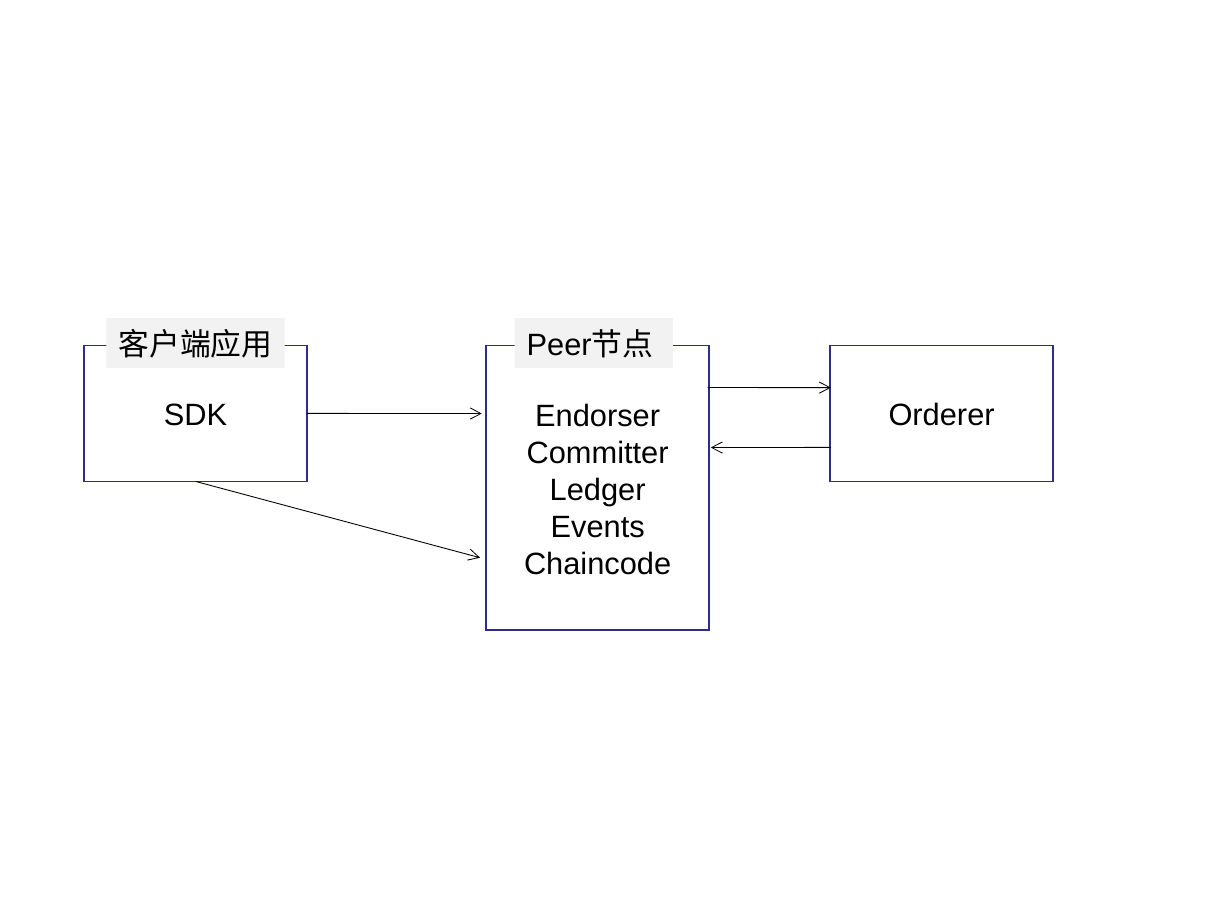
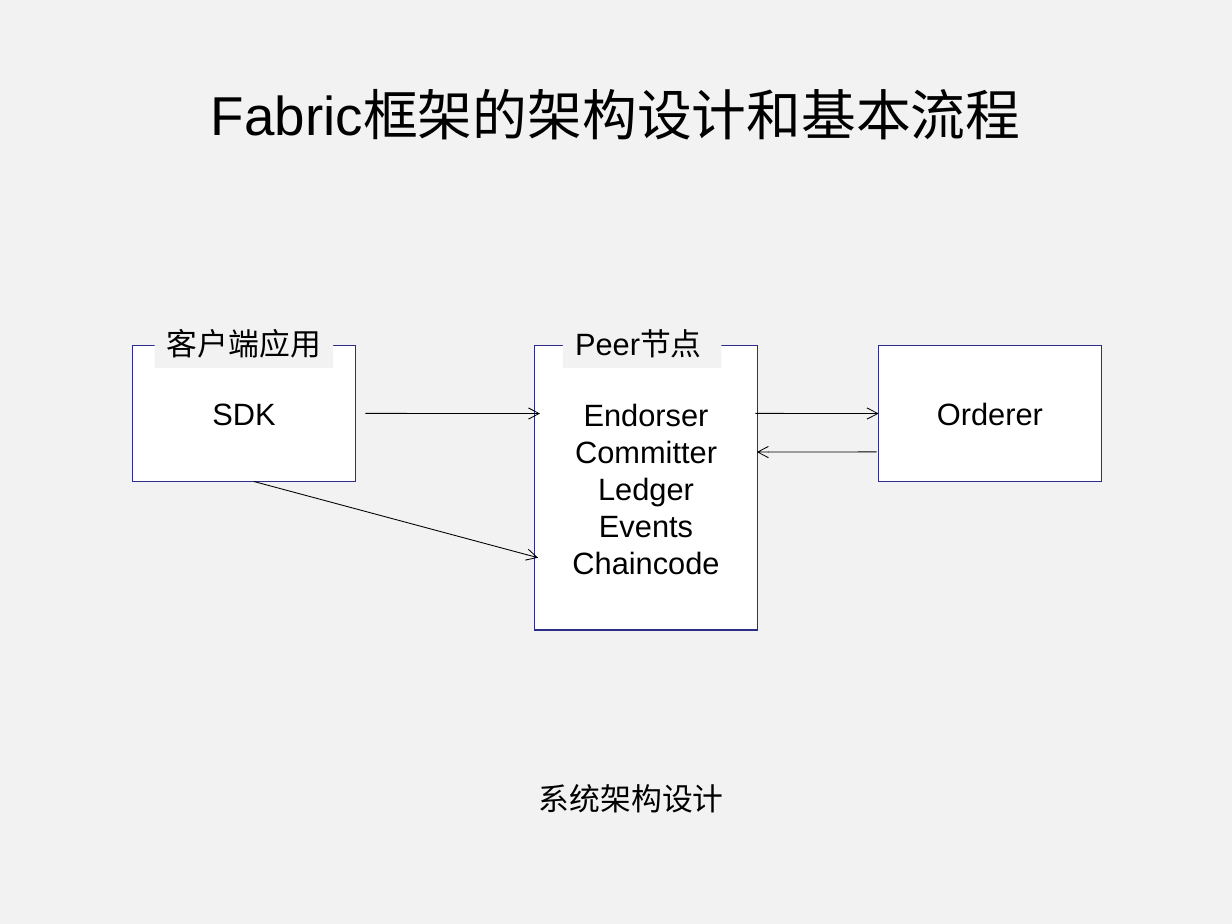
Before and after one commit to rjdyx/web-learning, a slide deck: slide 21 of PPT/苏锐佳开题报告.ppt (slide 4 before the commit). Drawn at 1232x924 pixels with LibreOffice and Linux fonts; fonts in the diff are those of the drawing. Boxes give left, top, right and bottom in pixels: in the first picture for what was removed or moved away, otherwise in the second. Text is boxed around its words. In the diff, an @@ line names an element or a change of style, - is before the commit and + after.

```diff
--- a/PPT/苏锐佳开题报告.ppt
+++ b/PPT/苏锐佳开题报告.ppt
@@ background #FFFFFF to #F2F2F2 @@
@@ title added at <box>211,92,1021,140</box>, 32 pt, text #000000 @@
+Fabric框架的架构设计和基本流程
@@ 5 rectangles: place and size @@
-5 rectangles at <box>84,318,1053,631</box>
+5 rectangles at <box>132,318,1101,631</box>
@@ arrow moved from (307, 414) - (482, 414) to (366, 414) - (540, 414) @@
@@ arrow moved from (707, 388) - (830, 388) to (755, 414) - (878, 414) @@
@@ arrow moved from (830, 447) - (711, 447) to (877, 452) - (756, 452) @@
@@ arrow moved from (196, 482) - (480, 558) to (254, 482) - (538, 558) @@
@@ text added at <box>539,784,724,813</box>, 18 pt, text #000000 @@
+系统架构设计
```
Also in this commit, not shown: 2 other slides changed, 21 slides added, 6 slides removed, 2 other files.
